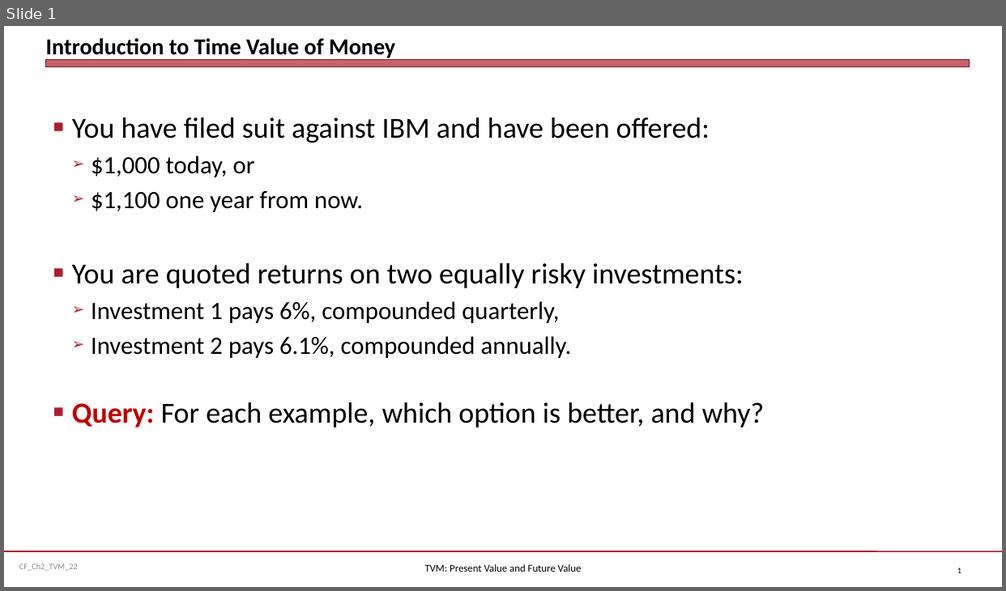
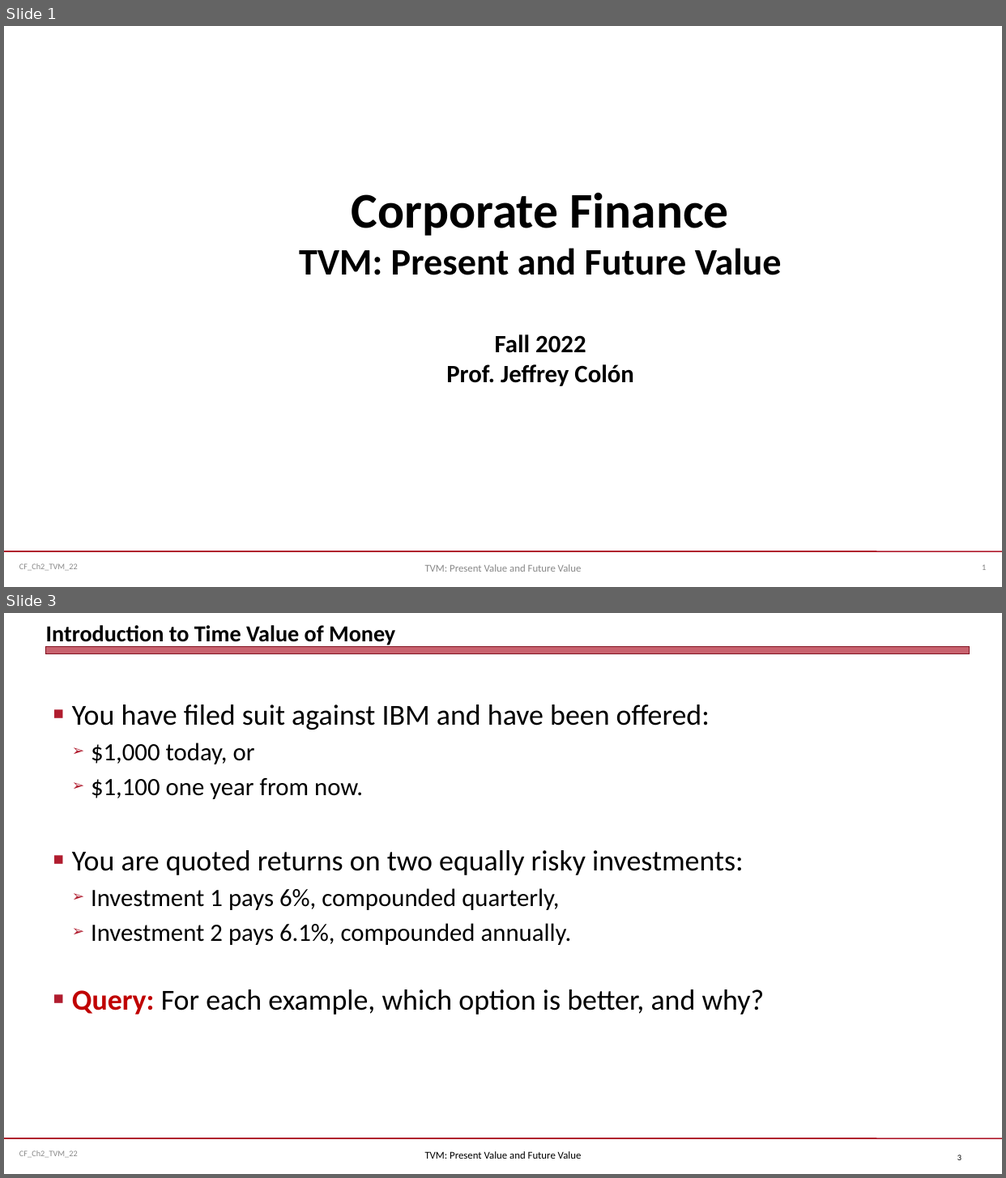
Before and after one commit to jmc877/Corporate-Finance, a slide deck: slides/CF_Ch2_TVM_22.pptx. Shown one above the other, each under a label of ours: slide 1 before the commit, slides 1 and 3 after it; the slides between them are not shown. The pictures are 1006x591 and 1006x1178 pixels, drawn with LibreOffice and Linux fonts; fonts in the diff are those of the drawing. Boxes give left, top, right and bottom in pixels: in the first picture for what was removed or moved away, otherwise in the second. Text is boxed around its words. In the diff, an @@ line names an element or a change of style, - is before the commit and + after.

```diff
--- a/slides/CF_Ch2_TVM_22.pptx
+++ b/slides/CF_Ch2_TVM_22.pptx
@@ slide 1 added at <box>4,26,1002,587</box>, background #FFFFFF; not listed: 2 template elements that a slide beside it also shows @@
@@ text added at <box>299,192,782,386</box>, 36 pt, text #000000, bold @@
+Corporate Finance
+TVM: Present and Future Value
+Fall 2022
+Prof. Jeffrey Colón
@@ text added at <box>425,565,582,572</box>, 10 pt, text #898989 @@
+TVM: Present Value and Future Value
@@ page number added at <box>982,565,986,570</box>, 8 pt, text #808080 @@
+1
@@ what was slide 1 is now slide 3 @@
@@ page number at <box>957,1155,961,1161</box>: text changed @@
-1
+3
```
Also in this commit, not shown: 1 slide changed, 1 other slide added, 2 other files.
